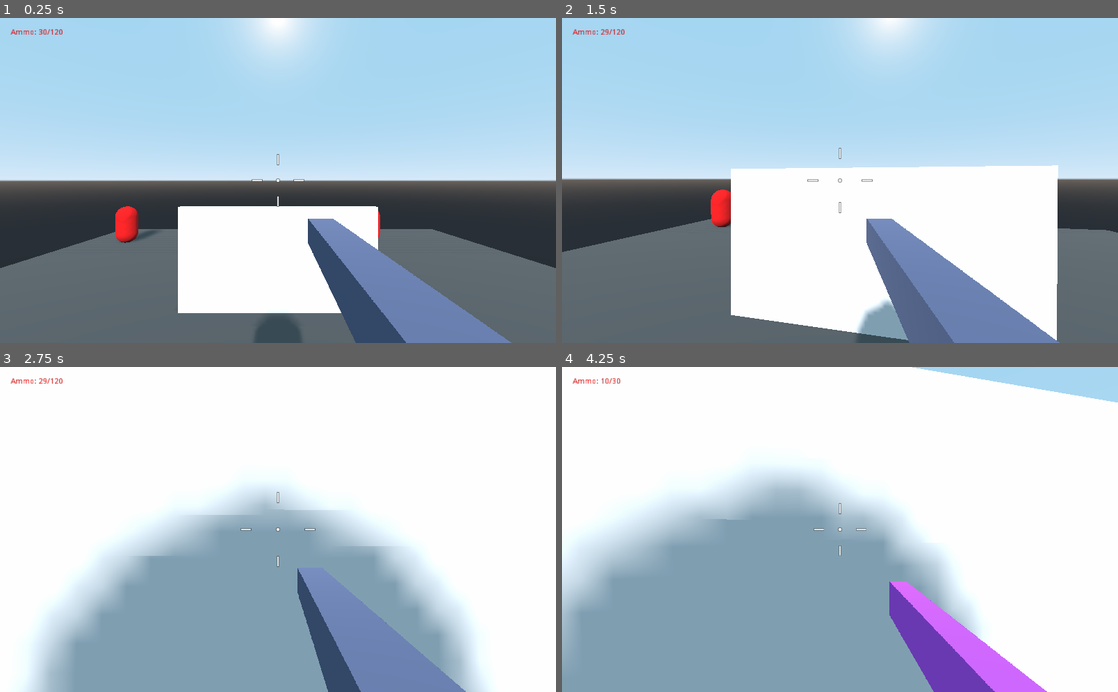
Above: before the commit, frames 1-4 (two rows, left to right).
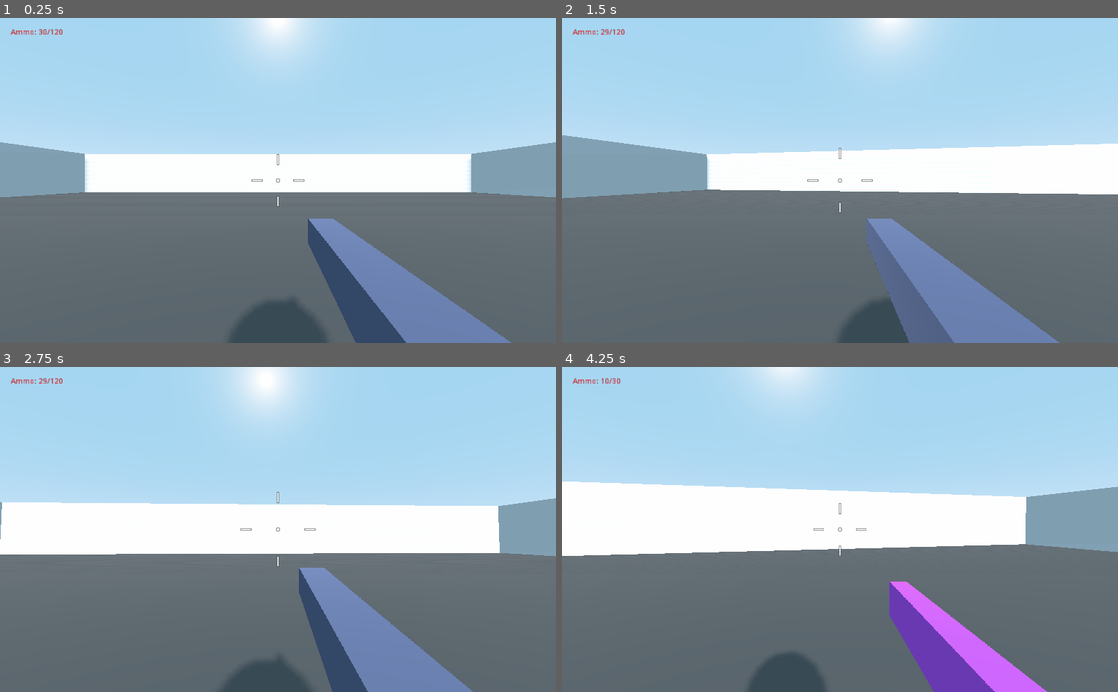
Above: after the commit, the same moments.

Repository: cedmundo/tutorial-fps
Game: Godot game, scene res://Main.tscn
Same seed, same stepped clock (60 frames per second), same inputs: the game is played once before the commit and once after it.
Inputs (mouse positions are in pixels of both pictures, inside the frame that each line leads up to):
- Up to frame 1 (0.25 s): no input
- Up to frame 2 (1.5 s): move the mouse to (867, 180) at 0.52 s; hold W (forward) from 0.53 s (still down); right-click (867, 180) at 0.6 s; tap Space (jump) at 0.77 s; move the mouse to (812, 180) at 1.27 s; click (812, 180) at 1.35 s
- Up to frame 3 (2.75 s): keep holding W (forward); tap Space (jump) at 1.52 s; move the mouse to (289, 523) at 2.02 s; hold Shift (sprint) from 2.03 s (still down)
- Up to frame 4 (4.25 s): keep holding W (forward); move the mouse to (834, 536) at 2.77 s; release Shift (sprint) at 2.78 s; tap 1 (switch_weapon_1) at 2.85 s; tap Space (jump) at 3.02, 3.77 s; move the mouse to (878, 532) at 3.52 s; tap 2 (switch_weapon_2) at 3.6 s; tap R (reload) at 4.15 s

The runs differ from the first frame. In frame 1, 34% of the frame differs, in the area x 0-100%, y 38-100%; in frame 2, 34%; in frame 3, 87%; in frame 4, 87%, in the area x 0-100%, y 0-100%.

Commit message:
Add enemies simple AI, also changed map to be clear

Diff:
--- /dev/null
+++ b/Enemies.gd
@@ -0,0 +1,35 @@
+extends Spatial
+
+export(bool) var is_spawning = true
+export(Array, int) var wave_sizes : Array
+export(NodePath) var player_path : NodePath
+
+onready var player = get_node(player_path)
+
+var enemy_preload = preload("res://Enemy.tscn")
+var current_wave = 0
+
+func _process(_delta):
+	if not is_spawning:
+		return
+
+	if wave_sizes.size() == 0:
+		return
+
+	if get_child_count() > 0:
+		return
+
+	var spawn_count = wave_sizes[current_wave % wave_sizes.size()]
+	for i in range(spawn_count):
+		var new_enemy = enemy_preload.instance()
+		add_child(new_enemy)
+		new_enemy.rotate_y(rand_range(0.0, 1.0))
+		new_enemy.target = player
+		new_enemy.name = "Enemy%d" % [i]
+		new_enemy.global_transform.origin = Vector3(
+			rand_range(-40, 40),
+			2.0,
+			rand_range(-40, 40)
+		)
+
+	current_wave += 1
--- a/Enemy.gd
+++ b/Enemy.gd
@@ -1,8 +1,19 @@
 extends KinematicBody
 
 export(float) var max_health = 100
+export(float) var move_speed = 40.0
+export(float) var proximity_speed = 25.0
+export(float) var gravity = 9.8
+export(float) var attack_range = 3.0
 
 onready var health = max_health
+onready var reach_ray = $ReachRay
+
+var target
+var velocity : Vector3
+var gravity_vec : Vector3
+var snap : Vector3
+var speed : float = move_speed
 
 func deal_damage(amount):
 	health -= amount
@@ -11,3 +22,46 @@
 		queue_free()
 
 	print(name, " ouch ... ", health)
+
+
+func _physics_process(delta):
+	_check_reaching_player()
+	_move_towards_target(delta)
+
+func _check_reaching_player():
+	if not reach_ray.is_colliding():
+		return
+
+	var body = reach_ray.get_collider()
+	if not body:
+		return
+
+	if body.is_in_group("players"):
+		speed = proximity_speed
+
+func _move_towards_target(delta):
+	if not target:
+		return
+
+	var target_position = target.global_transform.origin
+	var enemy_position = global_transform.origin
+	var direction = target_position - enemy_position
+	if direction.length() < attack_range:
+		print(name, " in attack range")
+		velocity = Vector3.ZERO
+	else:
+		velocity = direction * speed * delta
+
+	if is_on_floor():
+		gravity_vec = Vector3.ZERO
+		snap = -get_floor_normal()
+	else:
+		gravity_vec += Vector3.DOWN * gravity * delta
+		snap = Vector3.DOWN
+
+	look_at(target_position, Vector3.UP)
+	velocity = move_and_slide_with_snap(
+		velocity + gravity_vec,
+		snap,
+		Vector3.UP
+	)
--- a/Enemy.tscn
+++ b/Enemy.tscn
@@ -12,6 +12,12 @@
 material = SubResource( 2 )
 mid_height = 1.7
 
+[sub_resource type="CubeMesh" id=4]
+size = Vector3( 0.3, 0.3, 2 )
+
+[sub_resource type="SpatialMaterial" id=5]
+albedo_color = Color( 1, 0, 0, 1 )
+
 [node name="Enemy" type="KinematicBody" groups=[
 "enemies",
 ]]
@@ -22,7 +28,23 @@
 transform = Transform( 1, 0, 0, 0, -4.37114e-08, -1, 0, 1, -4.37114e-08, 0, 0, 0 )
 shape = SubResource( 1 )
 
-[node name="MeshInstance" type="MeshInstance" parent="."]
+[node name="Body" type="MeshInstance" parent="."]
 transform = Transform( 1, 0, 0, 0, -4.37114e-08, -1, 0, 1, -4.37114e-08, 0, 0, 0 )
 mesh = SubResource( 3 )
 material/0 = null
+
+[node name="LeftArm" type="MeshInstance" parent="."]
+transform = Transform( 1, 0, 0, 0, 1, 0, 0, 0, 1, -0.7, 0.8, -0.7 )
+mesh = SubResource( 4 )
+material/0 = SubResource( 5 )
+
+[node name="RightArm" type="MeshInstance" parent="."]
+transform = Transform( 1, 0, 0, 0, 1, 0, 0, 0, 1, 0.7, 0.8, -0.7 )
+mesh = SubResource( 4 )
+material/0 = SubResource( 5 )
+
+[node name="ReachRay" type="RayCast" parent="."]
+transform = Transform( 1, 0, 0, 0, 1, 0, 0, 0, 1, 0, 1.09395, 0 )
+enabled = true
+cast_to = Vector3( 0, 0, -15 )
+collision_mask = 3
--- a/Main.tscn
+++ b/Main.tscn
@@ -1,7 +1,7 @@
 [gd_scene load_steps=4 format=2]
 
 [ext_resource path="res://Player.tscn" type="PackedScene" id=1]
-[ext_resource path="res://Enemy.tscn" type="PackedScene" id=2]
+[ext_resource path="res://Enemies.gd" type="Script" id=3]
 
 [sub_resource type="SpatialMaterial" id=1]
 albedo_color = Color( 0.34902, 0.34902, 0.34902, 1 )
@@ -12,34 +12,42 @@
 use_collision = true
 
 [node name="Floor" type="CSGBox" parent="Map"]
-width = 40.0
+width = 100.0
 height = 0.1
-depth = 40.0
+depth = 100.0
 material = SubResource( 1 )
 
 [node name="Wall" type="CSGBox" parent="Map"]
-transform = Transform( 1, 0, 0, 0, 1, 0, 0, 0, 1, 0, 2.56989, -1.21587 )
-width = 9.55844
-height = 5.04764
-depth = 0.349742
+transform = Transform( 1, 0, 0, 0, 1, 0, 0, 0, 1, 0, 5, -50 )
+width = 100.0
+height = 10.0
+depth = 0.1
 
-[node name="Platform" type="CSGBox" parent="Map"]
-transform = Transform( 1, 0, 0, 0, 1, 0, 0, 0, 1, 0, 1.51195, 9.64029 )
-width = 8.24135
-height = 0.505652
-depth = 6.6358
+[node name="Wall2" type="CSGBox" parent="Map"]
+transform = Transform( 1, 0, 0, 0, 1, 0, 0, 0, 1, 0, 5, 50 )
+width = 100.0
+height = 10.0
+depth = 0.1
+
+[node name="Wall3" type="CSGBox" parent="Map"]
+transform = Transform( -4.37114e-08, 0, -1, 0, 1, 0, 1, 0, -4.37114e-08, 50, 5, 2.18557e-06 )
+width = 100.0
+height = 10.0
+depth = 0.1
+
+[node name="Wall4" type="CSGBox" parent="Map"]
+transform = Transform( -4.37114e-08, 0, -1, 0, 1, 0, 1, 0, -4.37114e-08, -50, 5, -2.18557e-06 )
+width = 100.0
+height = 10.0
+depth = 0.1
 
 [node name="Player" parent="." instance=ExtResource( 1 )]
-transform = Transform( 1, 0, 0, 0, 1, 0, 0, 0, 1, 0, 6.64922, 10.0244 )
+transform = Transform( 1, 0, 0, 0, 1, 0, 0, 0, 1, 0, 1.79695, 10.0244 )
 
-[node name="Enemy" parent="." instance=ExtResource( 2 )]
-transform = Transform( 1, 0, 0, 0, 1, 0, 0, 0, 1, -15.5345, 1.85, 13.0921 )
-
-[node name="Enemy2" parent="." instance=ExtResource( 2 )]
-transform = Transform( 1, 0, 0, 0, 1, 0, 0, 0, 1, -15.5345, 1.85, -13.8682 )
-
-[node name="Enemy3" parent="." instance=ExtResource( 2 )]
-transform = Transform( 1, 0, 0, 0, 1, 0, 0, 0, 1, 9.46287, 1.85, -14.0093 )
+[node name="Enemies" type="Spatial" parent="."]
+script = ExtResource( 3 )
+wave_sizes = [ 3, 6, 12 ]
+player_path = NodePath("../Player")
 
 [node name="DirectionalLight" type="DirectionalLight" parent="."]
 transform = Transform( 1, 0, 0, 0, 0.83907, 0.544024, 0, -0.544024, 0.83907, 0, 12.6617, 12.2597 )
--- a/Player.tscn
+++ b/Player.tscn
@@ -16,7 +16,9 @@
 [sub_resource type="CapsuleMesh" id=2]
 mid_height = 1.7
 
-[node name="Player" type="KinematicBody"]
+[node name="Player" type="KinematicBody" groups=[
+"players",
+]]
 transform = Transform( 1, 0, 0, 0, 1, 0, 0, 0, 1, 0, 1.85, 0 )
 collision_layer = 2
 collision_mask = 3
Not shown: 1 places in Enemy.tscn that only renumber resources
